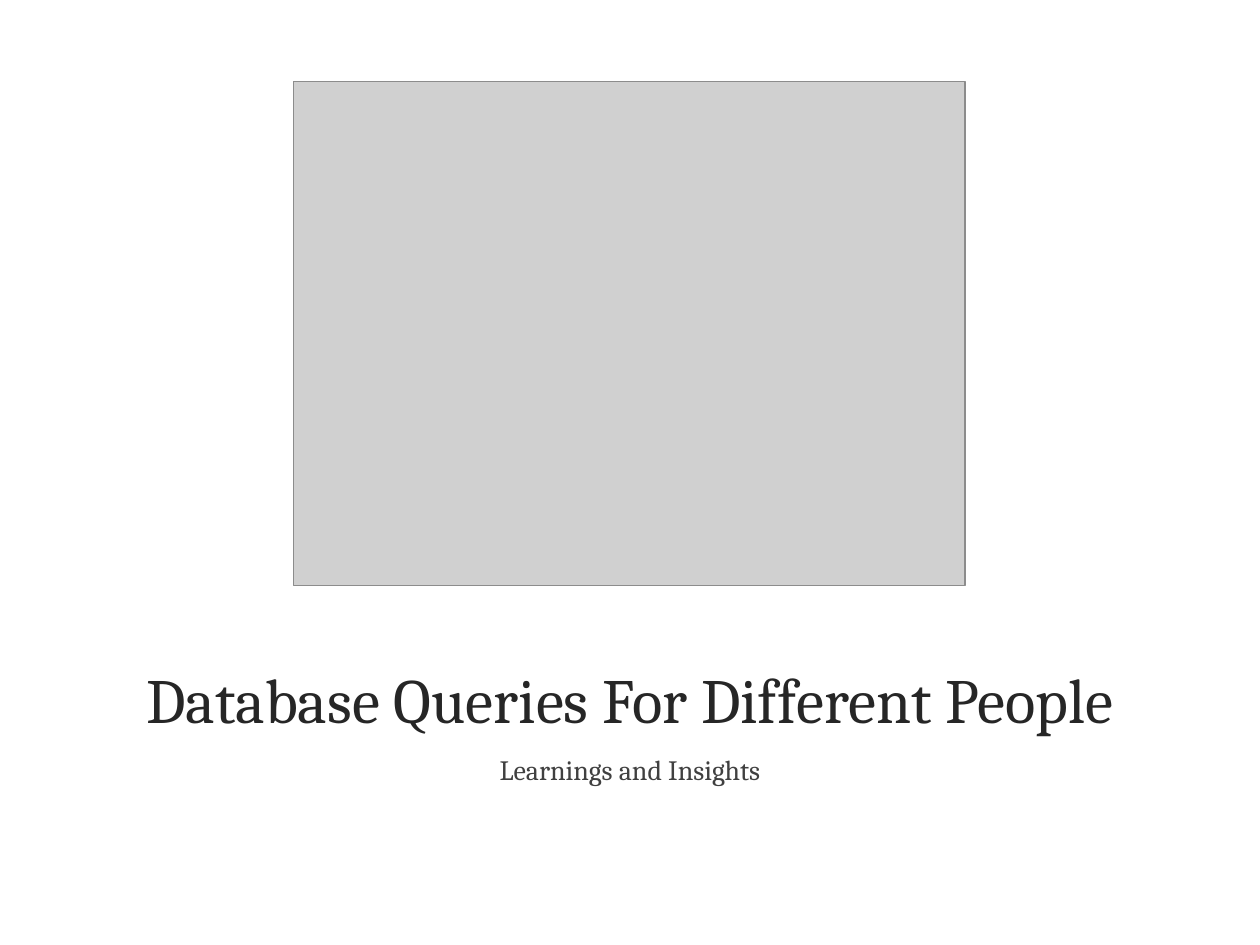
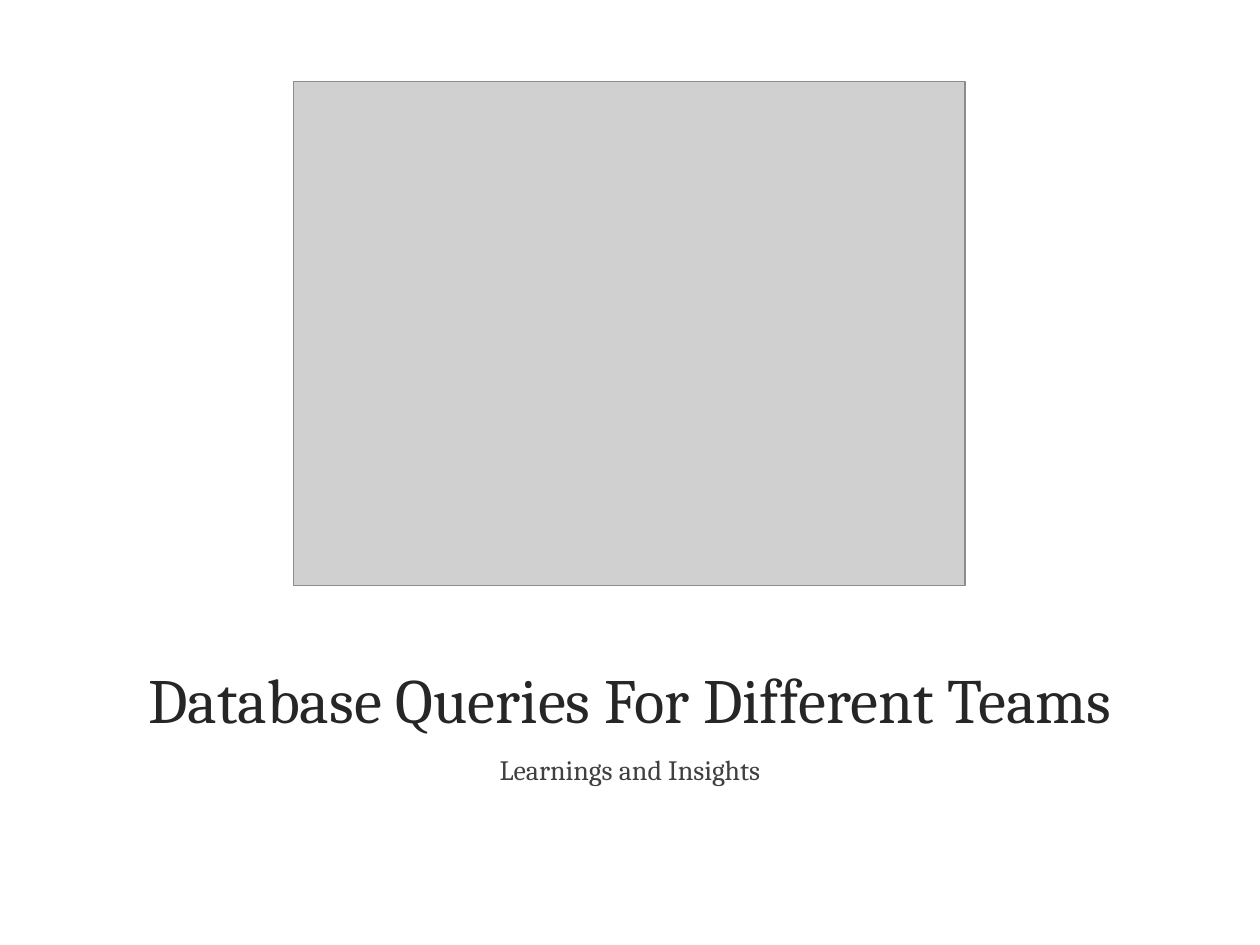
Before and after one commit to atultiwary/TechTalk, a slide deck: slide 8 of TechTalk.pptx (slide 12 before the commit). Drawn at 1260x945 pixels with LibreOffice and Linux fonts; fonts in the diff are those of the drawing; grey boxes stand for pictures; background and template pictures are left out. Boxes give left, top, right and bottom in pixels: in the first picture for what was removed or moved away, otherwise in the second. Text is boxed around its words. In the diff, an @@ line names an element or a change of style, - is before the commit and + after.

```diff
--- a/TechTalk.pptx
+++ b/TechTalk.pptx
@@ title at (148,678,1112,734): text changed @@
-Database Queries For Different People
+Database Queries For Different Teams
```
Also in this commit, not shown: 14 other slides changed, 3 slides added, 2 slides removed.
